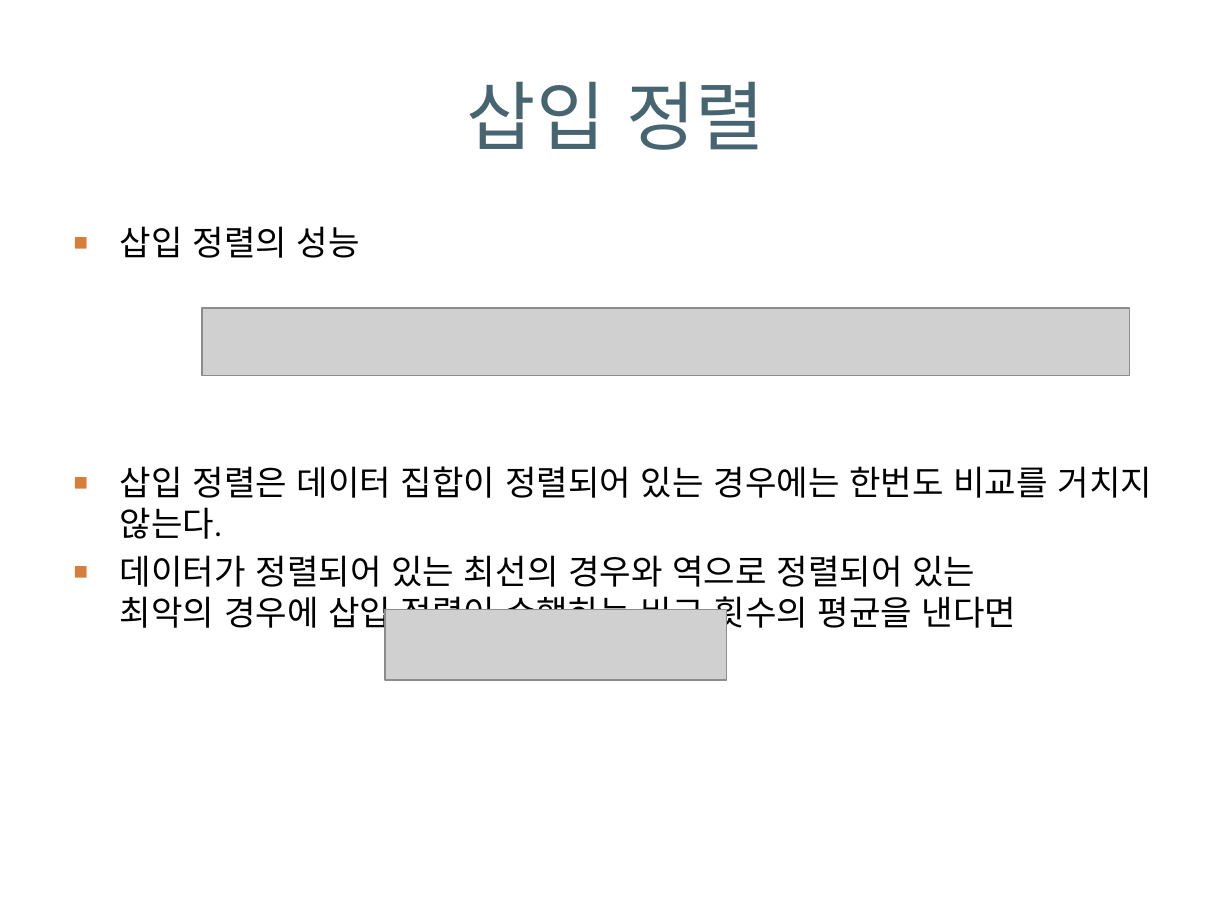
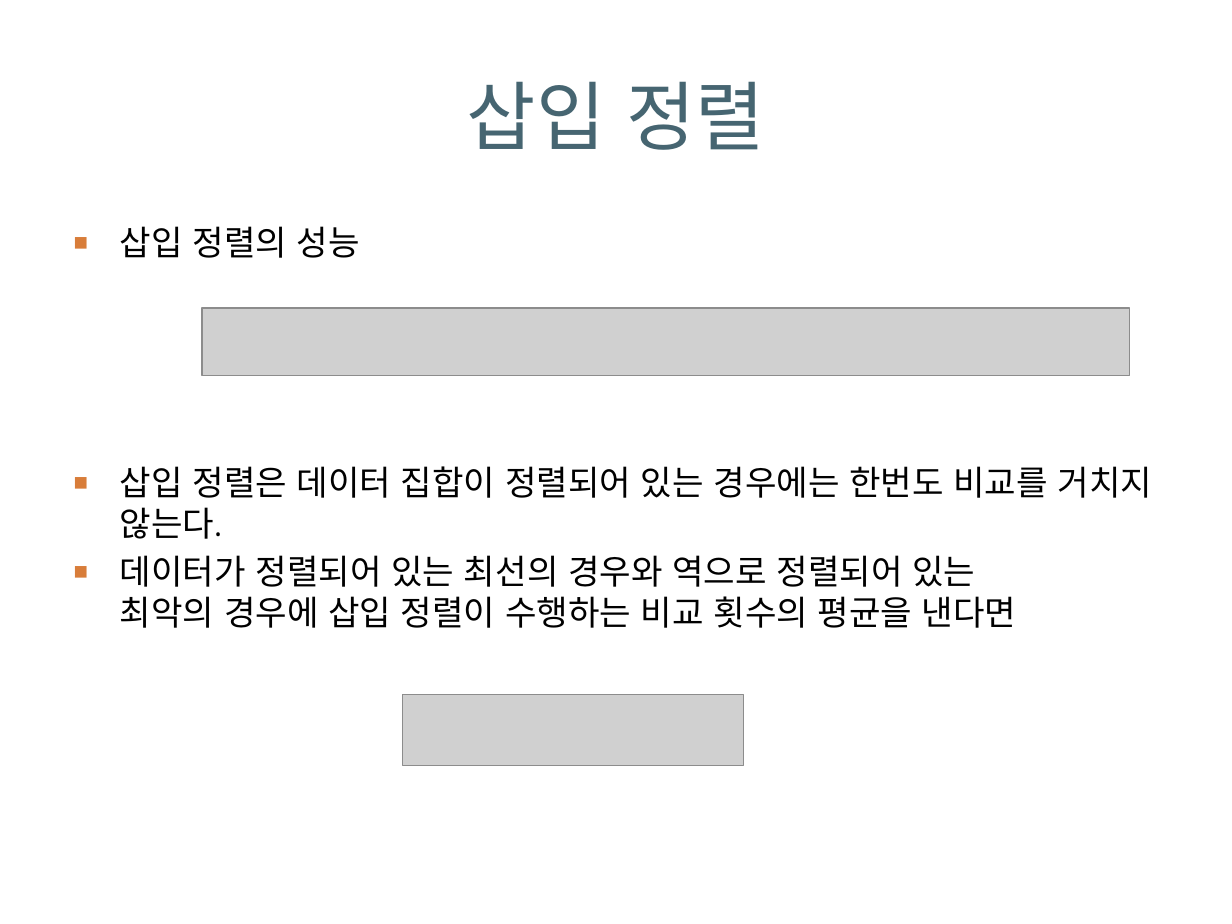
Before and after one commit to dknife/ProgrammingChallenges, a slide deck: slide 7 of LectureNotes/day2.pptx. Drawn at 1232x924 pixels with LibreOffice and Linux fonts; fonts in the diff are those of the drawing; grey boxes stand for pictures; background and template pictures are left out. Boxes give left, top, right and bottom in pixels: in the first picture for what was removed or moved away, otherwise in the second. Text is boxed around its words. In the diff, an @@ line names an element or a change of style, - is before the commit and + after.

Commit message:
lecture 2

```diff
--- a/LectureNotes/day2.pptx
+++ b/LectureNotes/day2.pptx
@@ text at (x1=120, y1=555, x2=1017, y2=628): text changed @@
-■ 데이터가 정렬되어 있는 최선의 경우와 역으로 정렬되어 있는
-  최악의 경우에 삽입 정렬이 수행하는 비교 횟수의 평균을 낸다면
-  회
+■ 데이터가 정렬되어 있는 최선의 경우와 역으로 정렬되어 있는
+  최악의 경우에 삽입 정렬이 수행하는 비교 횟수의 평균을 낸다면
@@ picture removed at (x1=384, y1=610, x2=726, y2=680) @@
@@ picture added at (x1=403, y1=695, x2=744, y2=765) @@
```
Also in this commit, not shown: 8 other slides changed, 1 other file.
